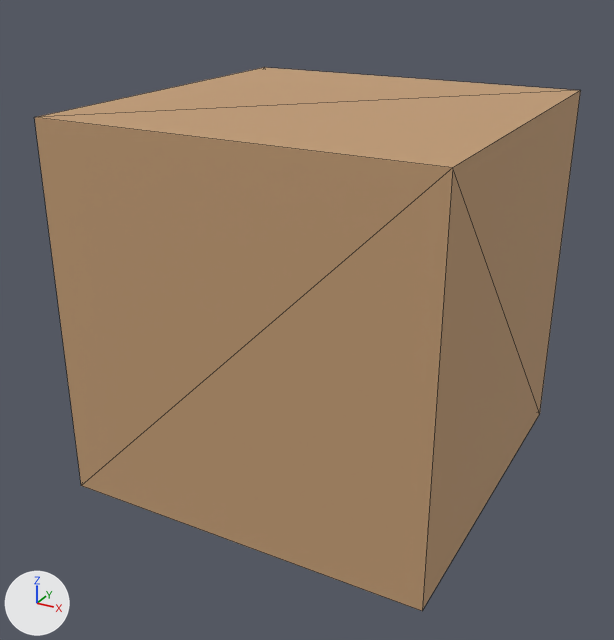
An edit to the glTF model public/model/quaternius/props/Crate.glb, drawn before and after from the same camera.
One viewpoint serves both versions: a 50 mm lens placed at (0.989, -1.92, 1.356), pointed at (-0.026, -0.076, 0.434). Lighting does not change. The marker at lower left points along +X, +Y and +Z. The older version comes first. Mesh edges are drawn as thin lines. Vertices at exactly the same position are counted once.

In view in the first picture: 'filler_Crate'.
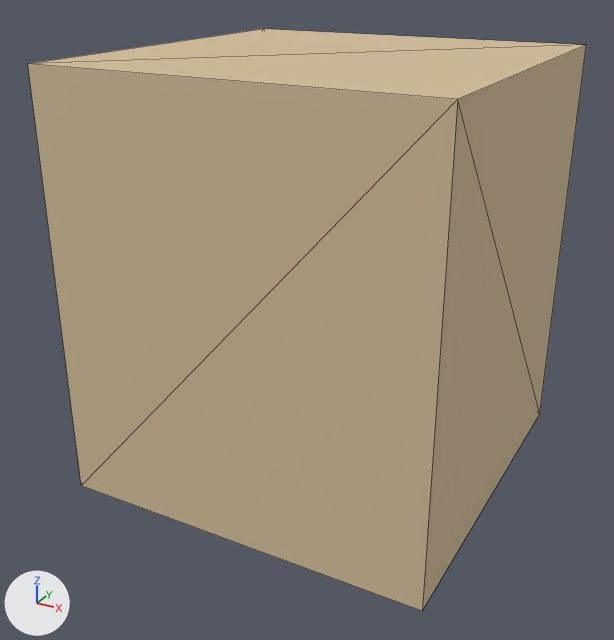
The newer file is also rescaled (x0.85), turned or shifted as a whole; pictures and numbers use the older file's frame.

Location of each change, (x1, y1, x2, y2) in pixels of the pictures (614 x 640 px):
'filler_Crate', recoloured, reshaped (brown to beige, 7% taller): before (35, 67, 581, 611); after (28, 29, 586, 611)

The edits, one by one:
Material 'props_Crate_material' (mat_props_crate_material) is new.
Its base color is (0.66, 0.52, 0.32) (beige #d4bf99).
Its metallic is 0.02.
Its roughness is 0.85.
me_crate is used by ob_filler_crate; location (0.0, 0.0, 0.0).
Before the commit, vertices of me_crate: 1 (0.5, 0.5, 1.0) at pixel (580, 90), 2 (0.5, -0.5, 1.0) at pixel (452, 167), 5 (-0.5, -0.5, 1.0) at pixel (34, 117), 6 (-0.5, 0.5, 1.0) at pixel (264, 67).
me_crate had 8 vertices, 12 faces and spanned x -0.5..0.5, y -0.5..0.5, z 0.0..1.0.
me_crate no longer uses material mat_props_filler_material (brown #c49e76).
me_crate now has 8 vertices, 12 faces and spans x -0.5..0.5, y -0.5..0.5, z 0.0..1.118.
Part 1, on me_crate:
Vertices 1, 2, 5, 6 of me_crate move by (0.0, 0.0, 0.118).
me_crate gains material mat_props_crate_material (beige #d4bf99).
